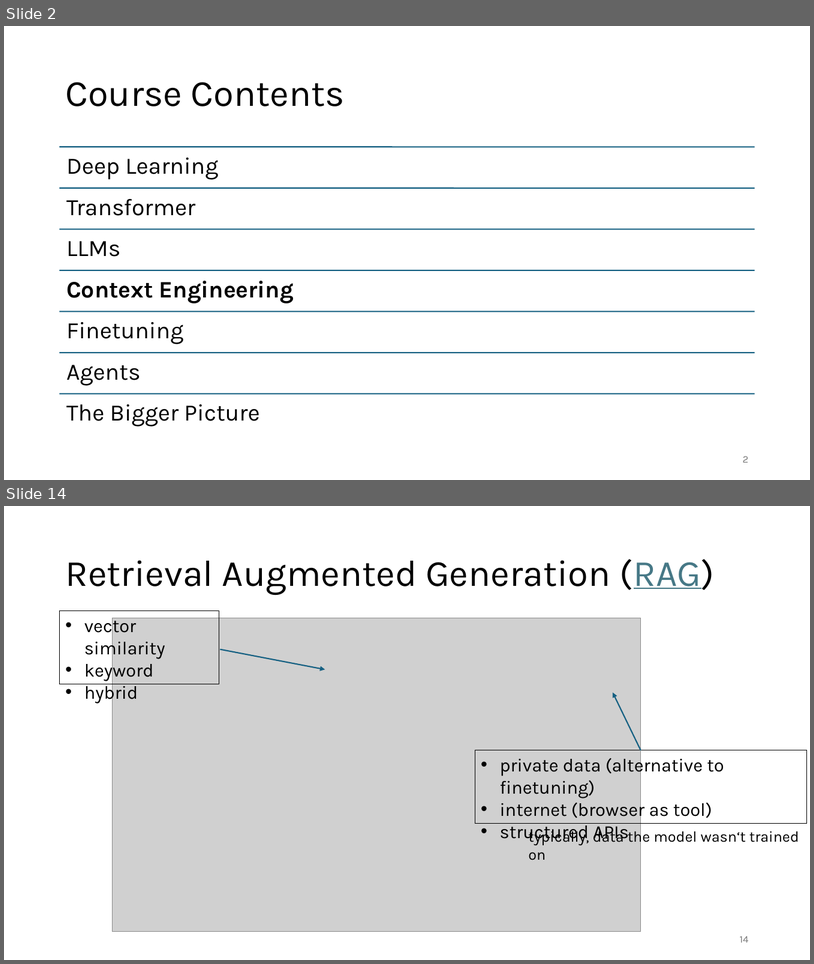
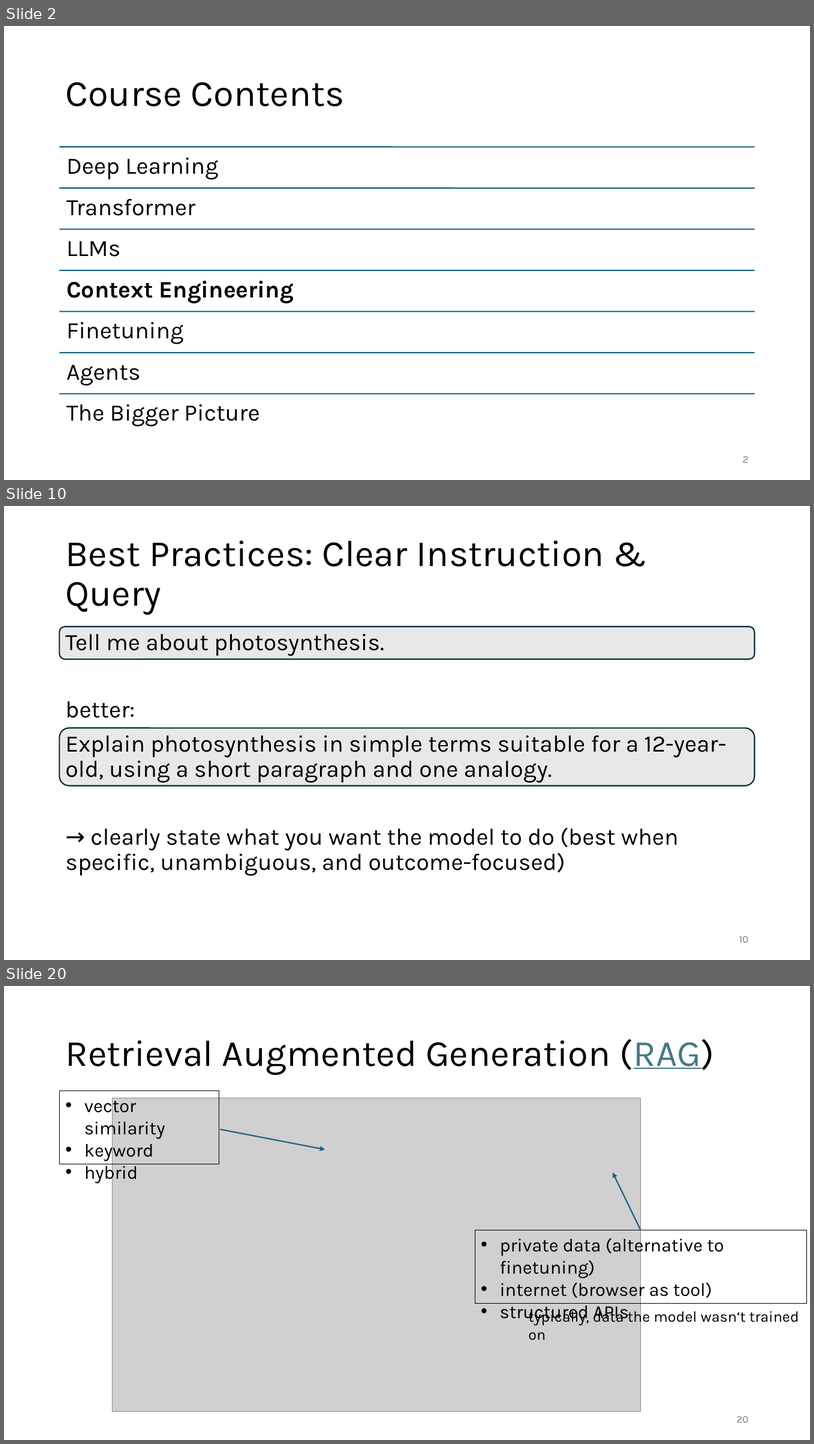
Before and after one commit to FelixWick/language_models, a slide deck: slides/4_context_engineering.pptx. Shown one above the other, each under a label of ours: slides 2 and 14 before the commit, slides 2, 10 and 20 after it; the slides between them are not shown. The pictures are 814x964 and 814x1444 pixels, drawn with LibreOffice and Linux fonts; fonts in the diff are those of the drawing; grey boxes stand for pictures. Boxes give left, top, right and bottom in pixels: in the first picture for what was removed or moved away, otherwise in the second. Text is boxed around its words. In the diff, an @@ line names an element or a change of style, - is before the commit and + after.

```diff
--- a/slides/4_context_engineering.pptx
+++ b/slides/4_context_engineering.pptx
@@ slide 10 added at [4, 506, 810, 960], background #FFFFFF @@
@@ title added at [65, 540, 605, 615], 44 pt, text #000000 @@
+Best Practices: Clear Instruction & Query
@@ rounded rectangle added at [60, 627, 755, 659], fill #E8E8E8, outline #092A39 1.5 pt @@
@@ text added at [65, 634, 727, 876], 28 pt, text #000000 @@
+Tell me about photosynthesis.
+better:
+Explain photosynthesis in simple terms suitable for a 12-year-old, using a short paragraph and one analogy.
+→ clearly state what you want the model to do (best when specific, unambiguous, and outcome-focused)
@@ rounded rectangle added at [60, 728, 755, 786], fill #E8E8E8, outline #092A39 1.5 pt @@
@@ page number added at [740, 936, 749, 942], 12 pt, text #797979 @@
+10
@@ what was slide 14 is now slide 20 @@
@@ page number at [737, 1416, 749, 1422]: text changed @@
-14
+20
```
Also in this commit, not shown: 6 slides changed, 10 other slides added, 6 slides removed, 1 other file.
